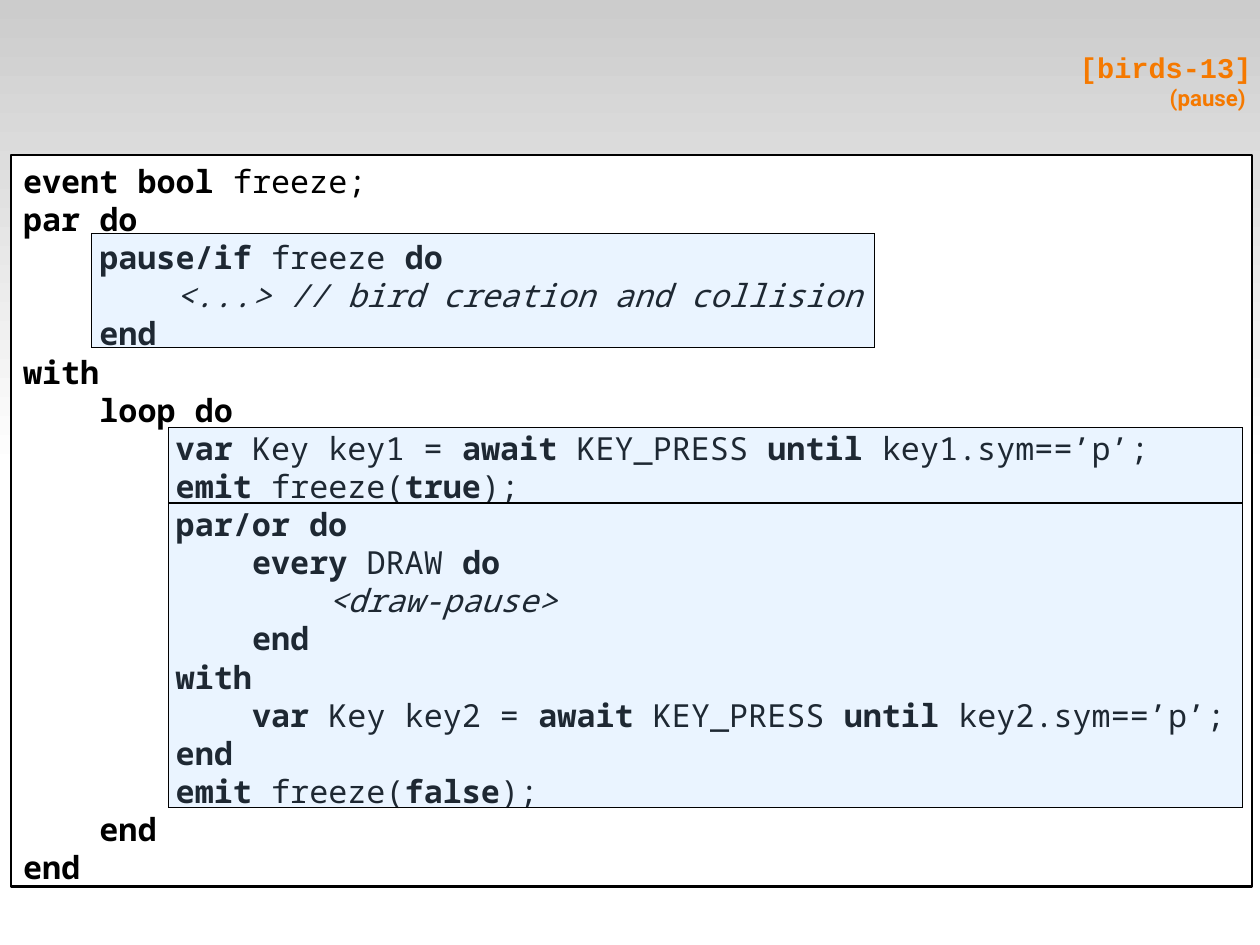
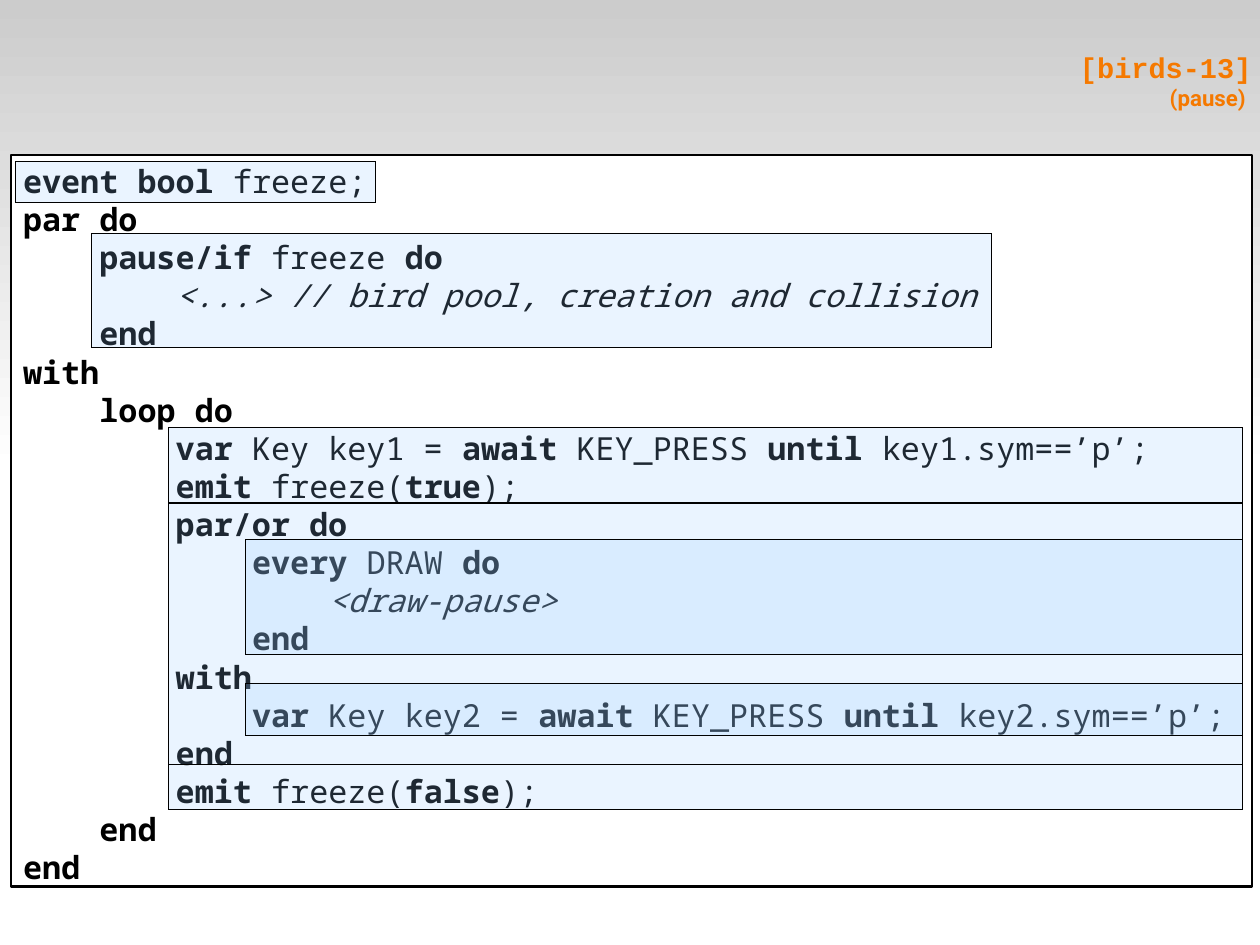
Before and after one commit to fsantanna-no/ceu-docs, a slide deck: slide 31 of ceu_edl.odp. Drawn at 1260x945 pixels with LibreOffice and Linux fonts; fonts in the diff are those of the drawing. Boxes give left, top, right and bottom in pixels: in the first picture for what was removed or moved away, otherwise in the second. Text is boxed around its words. In the diff, an @@ line names an element or a change of style, - is before the commit and + after.

```diff
--- a/ceu_edl.odp
+++ b/ceu_edl.odp
@@ rectangle added at bbox=[15, 162, 375, 204], fill #99CCFF at 20% opacity, outline #000000 0 pt @@
@@ rectangle: place and size @@
-rectangle at bbox=[91, 234, 875, 348]
+rectangle at bbox=[91, 234, 992, 348]
@@ text in rectangle at bbox=[347, 283, 977, 315]: text changed @@
-<...> // bird creation and collision
+<...> // bird pool, creation and collision
@@ rectangle: place and size @@
-rectangle at bbox=[168, 504, 1243, 807]
+rectangle at bbox=[168, 504, 1243, 765]
@@ rectangle added at bbox=[246, 540, 1243, 655], fill #99CCFF at 20% opacity, outline #000000 0 pt @@
@@ rectangle added at bbox=[246, 684, 1243, 735], fill #99CCFF at 20% opacity, outline #000000 0 pt @@
@@ rectangle added at bbox=[168, 765, 1243, 811], fill #99CCFF at 20% opacity, outline #000000 0 pt @@
```
Also in this commit, not shown: 23 other slides changed, 6 other files.
